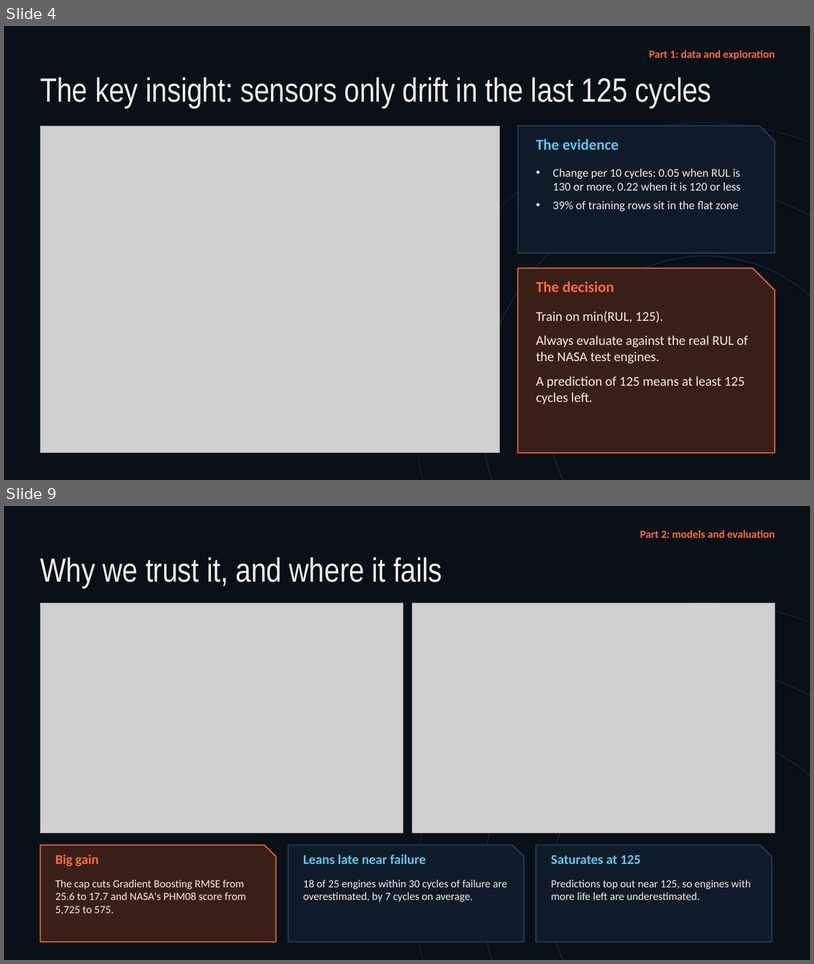
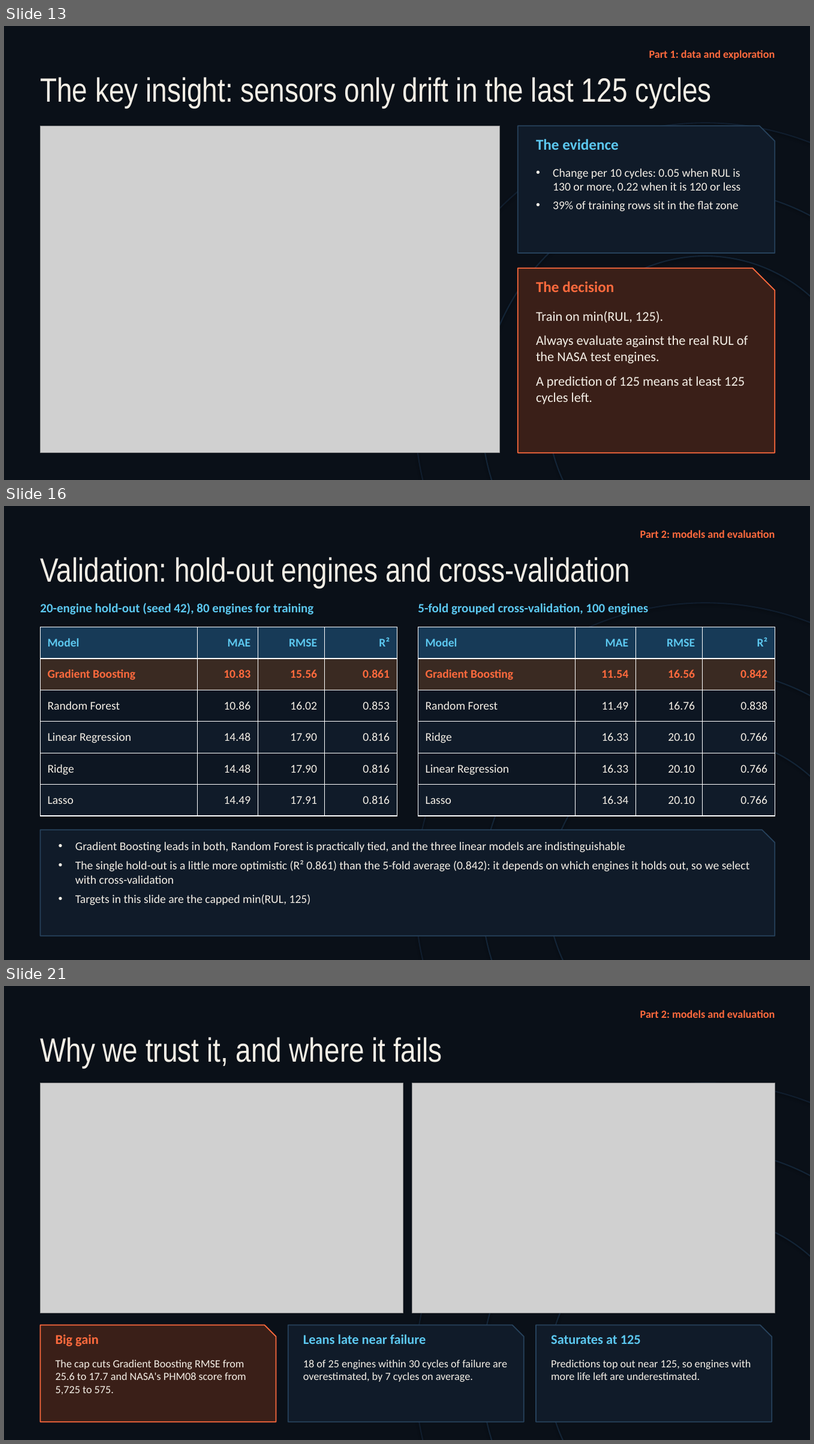
Before and after one commit to Shog7777/engine-rul-project, a slide deck: Presentation/Engine-RUL-Presentation.pptx. Shown one above the other, each under a label of ours: slides 4 and 9 before the commit, slides 13, 16 and 21 after it; the slides between them are not shown. The pictures are 814x964 and 814x1444 pixels, drawn with LibreOffice and Linux fonts; fonts in the diff are those of the drawing; grey boxes stand for pictures. Boxes give left, top, right and bottom in pixels: in the first picture for what was removed or moved away, otherwise in the second. Text is boxed around its words. In the diff, an @@ line names an element or a change of style, - is before the commit and + after.

Commit message:
Presentation: merge the first teammate's slides with ours into one 27-slide deck in a single design

```diff
--- a/Presentation/Engine-RUL-Presentation.pptx
+++ b/Presentation/Engine-RUL-Presentation.pptx
@@ slide 16 added at (x1=4, y1=506, x2=810, y2=960), background #0A1018 @@
@@ text added at (x1=641, y1=530, x2=775, y2=538), 13 pt, text #FF6A3D, bold @@
+Part 2: models and evaluation
@@ text added at (x1=40, y1=557, x2=630, y2=588), 40 pt, text #F4EFE6 @@
+Validation: hold-out engines and cross-validation
@@ text added at (x1=40, y1=603, x2=314, y2=615), 15 pt, text #5CC8F0, bold @@
+20-engine hold-out (seed 42), 80 engines for training
@@ ellipse added at (x1=416, y1=603, x2=810, y2=960), outline #101D2D 1.5 pt @@
@@ text added at (x1=418, y1=603, x2=648, y2=615), 15 pt, text #5CC8F0, bold @@
+5-fold grouped cross-validation, 100 engines
@@ table added at (x1=40, y1=627, x2=397, y2=816), 6 rows, 4 columns @@
+Model | MAE | RMSE | R²
+Gradient Boosting | 10.83 | 15.56 | 0.861
+Random Forest | 10.86 | 16.02 | 0.853
+Linear Regression | 14.48 | 17.90 | 0.816
+Ridge | 14.48 | 17.90 | 0.816
+Lasso | 14.49 | 17.91 | 0.816
@@ table added at (x1=419, y1=627, x2=776, y2=816), 6 rows, 4 columns @@
+Model | MAE | RMSE | R²
+Gradient Boosting | 11.54 | 16.56 | 0.842
+Random Forest | 11.49 | 16.76 | 0.838
+Ridge | 16.33 | 20.10 | 0.766
+Linear Regression | 16.33 | 20.10 | 0.766
+Lasso | 16.34 | 20.10 | 0.766
@@ ellipse added at (x1=482, y1=669, x2=810, y2=960), outline #132436 1.5 pt @@
@@ ellipse added at (x1=548, y1=736, x2=810, y2=960), outline #132436 1.5 pt @@
@@ snip rect added at (x1=40, y1=829, x2=776, y2=936), fill #101B29, outline #27425C 1.25 pt @@
@@ text added at (x1=75, y1=841, x2=750, y2=905), 14 pt, text #F4EFE6 @@
+• Gradient Boosting leads in both, Random Forest is practically tied, and the three linear models are indistinguishable
+• The single hold-out is a little more optimistic (R² 0.861) than the 5-fold average (0.842): it depends on which engines it holds out, so we select with cross-validation
+• Targets in this slide are the capped min(RUL, 125)
@@ what was slide 4 is now slide 13 @@
@@ what was slide 9 is now slide 21 @@
```
Also in this commit, not shown: 5 slides changed, 16 other slides added, 2 slides removed, 1 other file.
